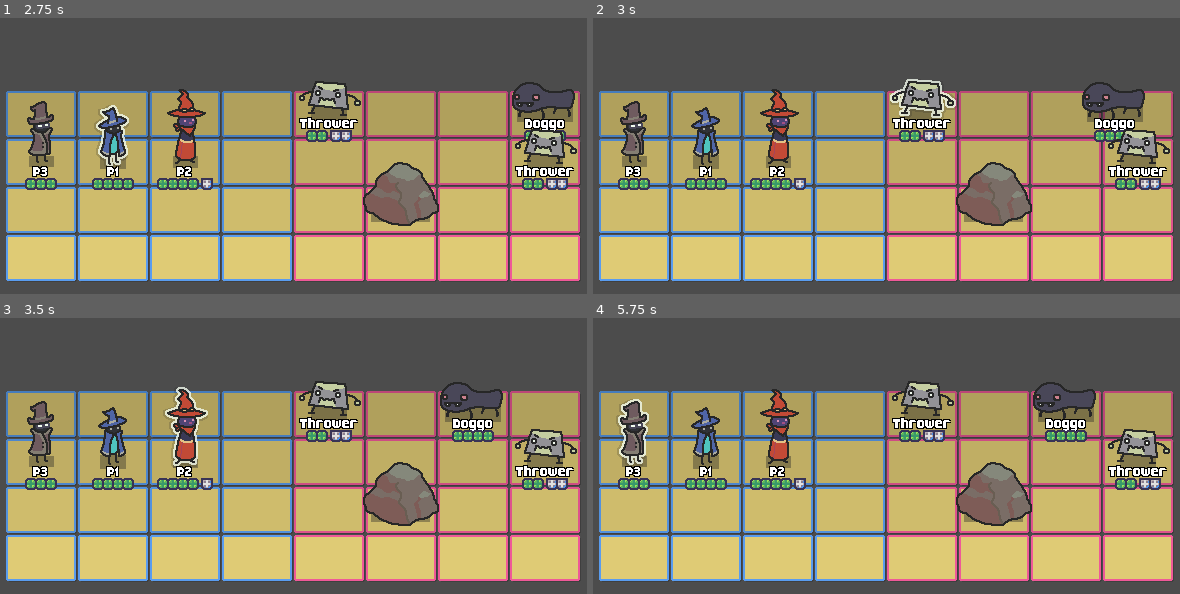
Above: before the commit, frames 1-4 (two rows, left to right).
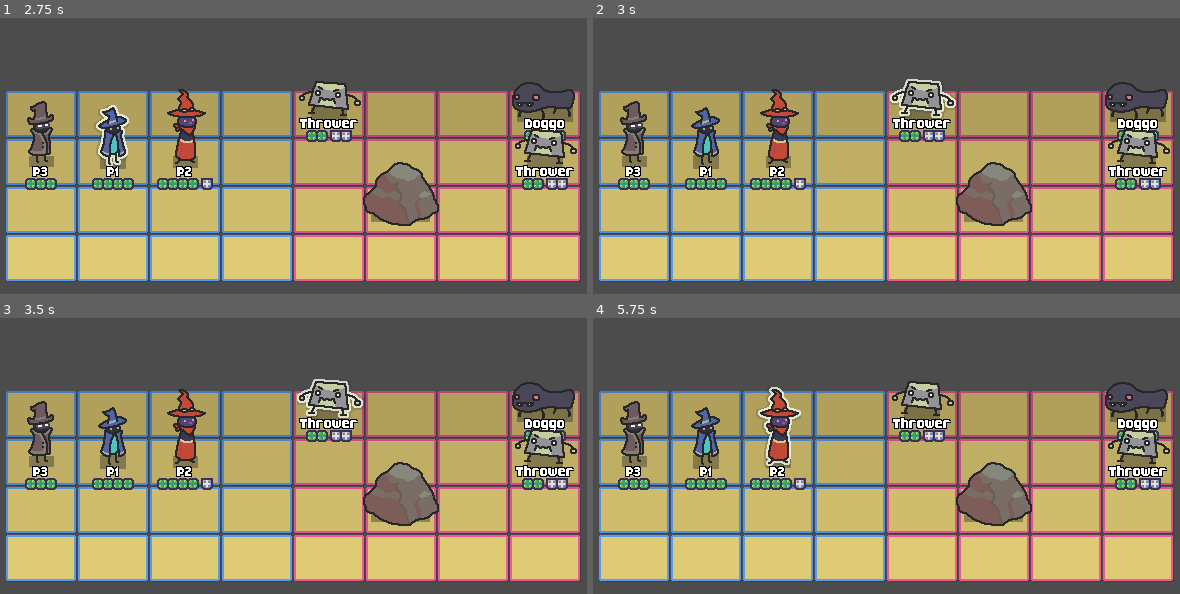
Above: after the commit, the same moments.

Repository: jakefriend-dev/Strata-G
Game: Godot game, scene res://combat/framing/BattleField.tscn
Two runs of this game, one before a commit and one after it. Both use one fixed random seed, a clock stepped at 60 frames per second and the inputs below.
Inputs:
- Up to frame 1 (2.75 s): tap Enter (player_complete) at 0.5, 2 s; hold D (player_move_right) 0.53-1.28 s; tap 1 (dev_1) at 0.6 s; tap Space at 1.25 s; hold S (player_move_down) 1.28-2.03 s; tap 2 (dev_2) at 1.35 s; hold D (player_move_right) from 2.03 s (still down); tap 3 (dev_3) at 2.1 s
- Up to frame 2 (3 s): tap Space at 2.75 s; release D (player_move_right) at 2.78 s; hold W (player_move_up) from 2.78 s (still down); tap 4 (dev_4) at 2.85 s
- Up to frame 3 (3.5 s): keep holding W (player_move_up)
- Up to frame 4 (5.75 s): release W (player_move_up) at 3.53 s; hold A (player_move_left) 3.53-5.03 s; tap Enter (player_complete) at 3.6 s; tap 1 (dev_1) at 4.35 s; hold S (player_move_down) from 5.03 s (still down); tap 2 (dev_2) at 5.1 s

Frame 1 is identical in both runs. In frame 2, 1.7% of the frame differs, in the area x 83-98%, y 23-45%; in frame 3, 3.9%, in the area x 27-98%, y 22-54%; in frame 4, 3.9%.
Error before the commit: Invalid call. Nonexistent function 'quick_player_move' in base 'Node (_ActionLib.gd)'. (res://src/masters/_BattleMgr.gd:173)
Error after the commit: Invalid call. Nonexistent function 'get_dataset_with_coords' in base 'Nil'. (res://src/masters/_ActionLib.gd:358)

Commit message:
Added claims (but not integrated yet)

Diff:
--- a/GodotRoot/src/actors/key_components/Actor.gd
+++ b/GodotRoot/src/actors/key_components/Actor.gd
@@ -77,6 +77,8 @@
 var is_immune_magnet: bool
 var is_immune_elec: bool
 
+export var keep_claims_at_eot: bool = false # Set true for the RARE cases (like a missile) where you don't want to wipe its claim at the end of a turn
+
 # Convenience references; duplicate data to batman.grid_actors
 var coord: Vector2
 
@@ -133,6 +135,15 @@
 
 func end_turn():
 	batman.end_turn()
+	pass
+
+
+func _process(_delta):
+	monitor_position_as_coordinate()
+	pass
+
+func monitor_position_as_coordinate():
+
 	pass
 
 # ---
--- a/GodotRoot/src/masters/_ActionLib.gd
+++ b/GodotRoot/src/masters/_ActionLib.gd
@@ -34,6 +34,8 @@
 # PROCESSING ---------------------------------------------------------------------------------------
 
 func flush(): # Run to wipe any stored-between-turns data
+	release_most_claims()
+
 	action_queue.clear()
 	curr_action = []
 	prev_action = []
@@ -191,30 +193,30 @@
 	pass
 
 # MUST be called when a move 'officially' changes our data position!
-func update_actor_coord_data(actor: Actor, newpos: Vector2) -> bool:
-	if !batman.grid_actors.has_cellv(newpos):
-		print("ACT: ERROR, Invalid coord! update_actor_coord_data(",actor,", ",newpos,")")
-		return false
-
-	var oldpos: Vector2 = actor.coord
-	if batman.grid_actors.get_cellv(oldpos) != actor:
-		print("ACT: ERROR, Actor not data-recognized at old coords! update_actor_coord_data(",actor,", ",newpos,")")
-		return false
-
-	var occupant: Actor = batman.grid_actors.get_cellv(newpos)
-	if occupant != null:
-
-		# Could be intentional for something like a missile collision - emit a signal, and if it IS valid, anyone hooked into it can do what needs doing and if either actor dies (the missile, again), it can retrigger this func manually after an actor is killed to clear space
-		emit_signal("actor_collision_attempt", actor, occupant)
-		print("ACT: ERROR (maybe?), there is already an Actor at dest coords! (",actor,", ",newpos,")")
-		return false
-
-	actor.coord = newpos
-	batman.grid_actors.set_cellv(oldpos, null)
-	batman.grid_actors.set_cellv(newpos, actor)
-
-	return true
-	pass
+#func update_actor_coord_data(actor: Actor, newpos: Vector2) -> bool:
+#	if !batman.grid_actors.has_cellv(newpos):
+#		print("ACT: ERROR, Invalid coord! update_actor_coord_data(",actor,", ",newpos,")")
+#		return false
+#
+#	var oldpos: Vector2 = actor.coord
+#	if batman.grid_actors.get_cellv(oldpos) != actor:
+#		print("ACT: ERROR, Actor not data-recognized at old coords! update_actor_coord_data(",actor,", ",newpos,")")
+#		return false
+#
+#	var occupant: Actor = batman.grid_actors.get_cellv(newpos)
+#	if occupant != null:
+#
+#		# Could be intentional for something like a missile collision - emit a signal, and if it IS valid, anyone hooked into it can do what needs doing and if either actor dies (the missile, again), it can retrigger this func manually after an actor is killed to clear space
+#		emit_signal("actor_collision_attempt", actor, occupant)
+#		print("ACT: ERROR (maybe?), there is already an Actor at dest coords! (",actor,", ",newpos,")")
+#		return false
+#
+#	actor.coord = newpos
+#	batman.grid_actors.set_cellv(oldpos, null)
+#	batman.grid_actors.set_cellv(newpos, actor)
+#
+#	return true
+#	pass
 
 # ATTACKS ------------------------------------------------------------------------------------------
 
@@ -344,6 +346,31 @@
 	return true
 	pass
 
+# -
+
+func release_all_claims():
+	var dataset: Array = batman.grid_claims.get_dataset_with_coords()
+	for set in dataset:
+		batman.grid_claims.set_cellv(set[1], null)
+	pass
+
+func release_most_claims(): # Allows SOME actors to keep their claims
+	var dataset: Array = batman.grid_claims.get_dataset_with_coords()
+	for set in dataset:
+		var actor: Actor = set[0]
+		if actor.keep_claims_at_eot:
+			continue
+		batman.grid_claims.set_cellv(set[1], null)
+	pass
+
+func release_actor_claims(actor: Actor):
+	var dataset: Array = batman.grid_claims.get_dataset_with_coords()
+	for set in dataset:
+		if set[0] == actor:
+			batman.grid_claims.set_cellv(set[1], null)
+	pass
+
+# -
 
 func can_see_PC_in_dir(og_coord: Vector2, dir: Vector2) -> bool:
 	return (find_nearest_PC_in_dir(og_coord, dir) != null)
--- a/GodotRoot/src/masters/_BattleMgr.gd
+++ b/GodotRoot/src/masters/_BattleMgr.gd
@@ -56,6 +56,7 @@
 		# turncount_of_this_actor	Int; 1 by default and a boss could have 2 or 3
 		# turnpos					Int; managed by batman but
 ]
+var living_turntakers: Array = []
 var slain_turntakers: Array = [] # When turndata is deleted from turnqueue it goes here, to track things like XP and to keep turnqueue clear for living turntakers only.
 
 var default_party: Array = ["P2", "P1", "P3"] # Calls these scenes by name when initializing combat; the first one is always in the front and the last is always in the back.
@@ -73,7 +74,10 @@
 }
 
 var grid_actors:   Array2D	# Initially this TEMPORARILY populates string names,
-								# then is written over as actual instances
+							# then is written over as actual instances. Note that this
+							# IGNORES ghost actors, and REACTS to actor position changes
+							# rather than having to be manually set.
+var grid_claims:   Array2D
 var grid_tiles:    Array2D
 var grid_gpos:     Array2D
 var grid_factions: Array2D
@@ -259,7 +263,7 @@
 	battle_details["board_size"] = local_board_size
 
 	# Set up all our Array2Ds
-	for grid in ["grid_tiles", "grid_actors", "grid_gpos", "grid_factions"]:
+	for grid in ["grid_tiles", "grid_actors", "grid_gpos", "grid_factions", "grid_claims"]:
 		set(grid, Array2D.new())
 		get(grid).resizev(local_board_size)
 		get(grid).onebased = true
